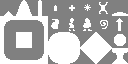
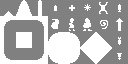
Layered file, before and after one edit (128 x 64). Changes by layer:
painted on "Round_Wide" over box(112, 12, 128, 16)
renamed "Ball_Small" to "Shotgun", painted on it over box(114, 34, 126, 46)
renamed "Table" to "GrenadeLauncher", moved it above "Line_Vertical", painted on it over box(112, 48, 128, 64)
added layer "MachineGun" in group "Other" over box(118, 4, 121, 12)
